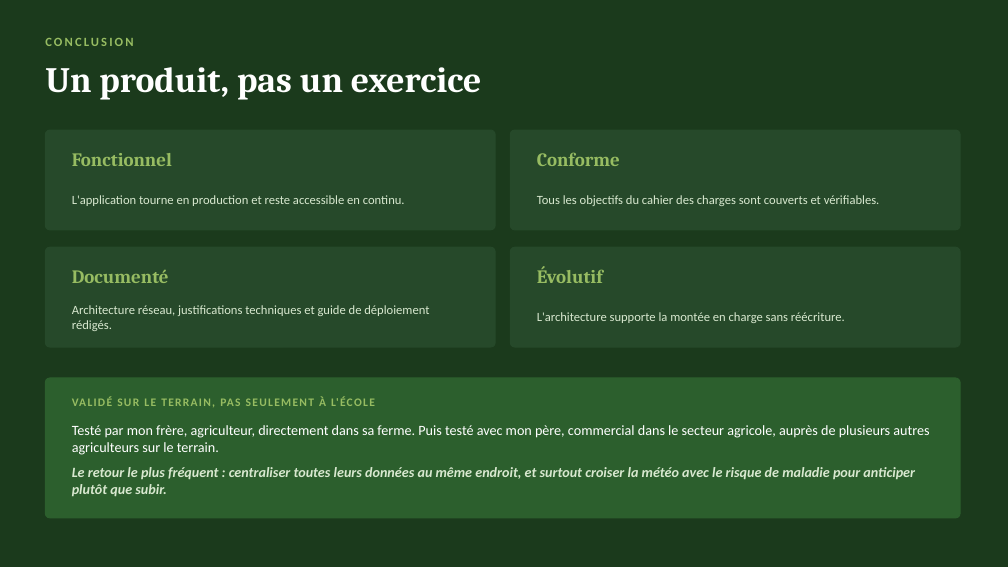
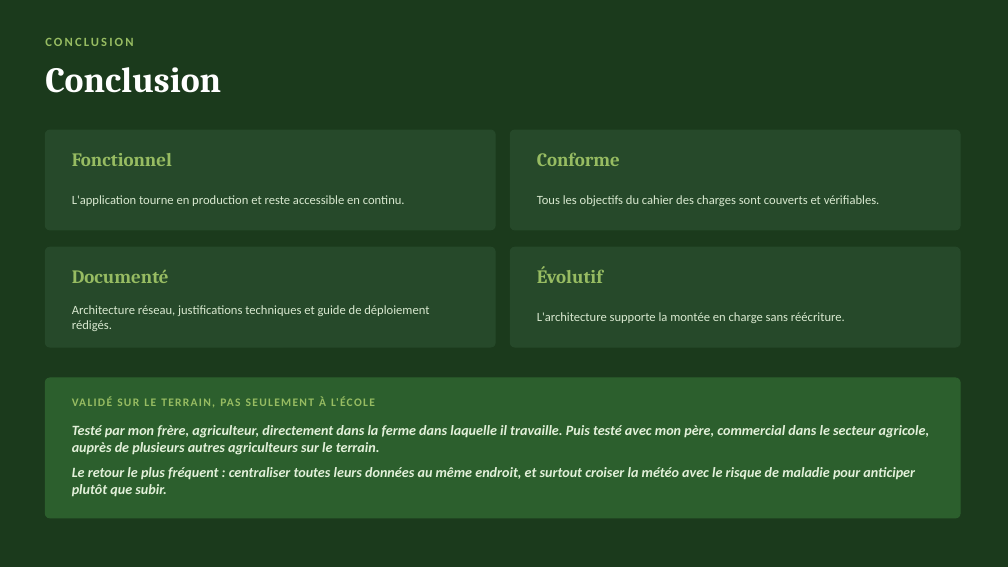
Before and after one commit to Antonito35/diagnositique-plante, a slide deck: slide 13 of SOUTENANCE.pptx (slide 15 before the commit). Drawn at 1008x567 pixels with LibreOffice and Linux fonts; fonts in the diff are those of the drawing. Boxes give left, top, right and bottom in pixels: in the first picture for what was removed or moved away, otherwise in the second. Text is boxed around its words. In the diff, an @@ line names an element or a change of style, - is before the commit and + after.

```diff
--- a/SOUTENANCE.pptx
+++ b/SOUTENANCE.pptx
@@ text at (45, 67, 221, 93): text changed @@
-Un produit, pas un exercice
+Conclusion
@@ text at (72, 425, 929, 455): text changed; text colour #FFFFFF to #E2F0D9; bold on; italic on @@
-Testé par mon frère, agriculteur, directement dans sa ferme. Puis testé avec mon père, commercial dans le secteur agricole, auprès de plusieurs autres agriculteurs sur le terrain.
+Testé par mon frère, agriculteur, directement dans la ferme dans laquelle il travaille. Puis testé avec mon père, commercial dans le secteur agricole, auprès de plusieurs autres agriculteurs sur le terrain.
@@ text "Le retour le plus fréquent ..." at (72, 467, 915, 497): text colour #D8E8CF to #E2F0D9 @@
```
Also in this commit, not shown: 13 other slides changed, 1 slide added, 2 slides removed.
